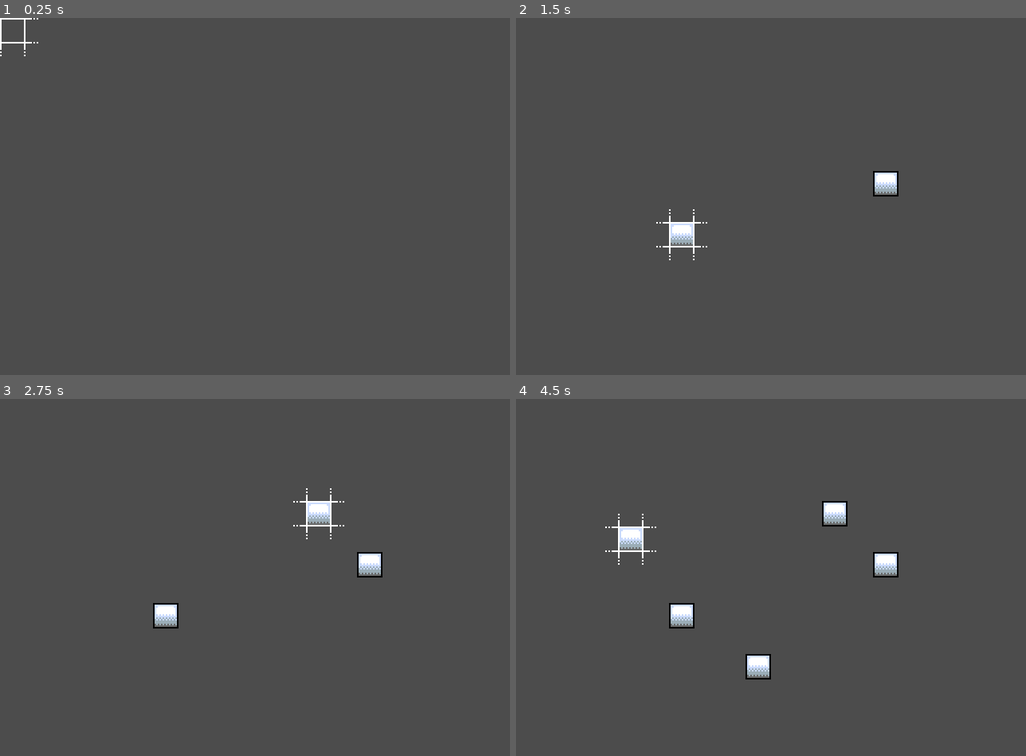
Above: before the commit, frames 1-4 (two rows, left to right).
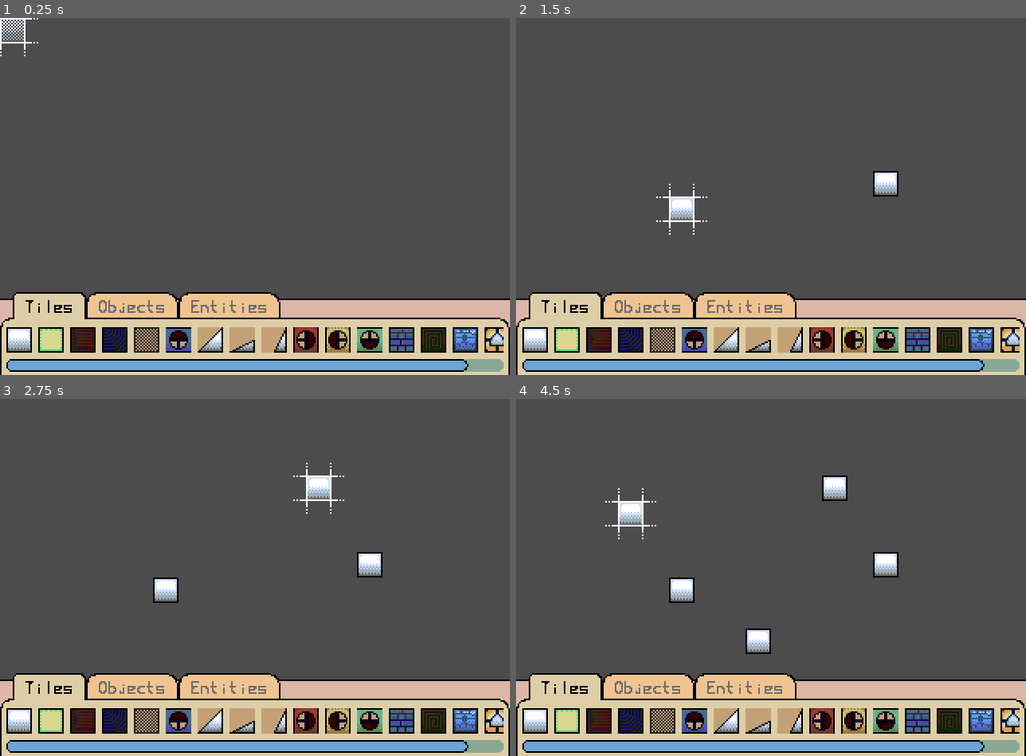
Above: after the commit, the same moments.

Repository: loopies2600/BBT
Game: Godot game, scene res://Data/Scenes/EditorScene.tscn
The game is run twice, just before and just after one commit, with the same random seed, the same clock (stepped at 60 frames per second) and the same inputs. This scene is started directly instead of the project's main scene.
Inputs (mouse positions are in pixels of both pictures, inside the frame that each line leads up to):
- Up to frame 1 (0.25 s): no input
- Up to frame 2 (1.5 s): tap Enter at 0.5 s; move the mouse to (883, 178) at 0.52 s; hold Right (right) 0.53-1.28 s; tap X (attack) at 0.6 s; click (883, 178) at 0.67 s; tap Z (jump) at 0.77 s; tap Space at 1.25 s; move the mouse to (669, 214) at 1.27 s; hold Left (left) from 1.28 s (still down); tap Down (look_down) at 1.35 s; click (669, 214) at 1.42 s
- Up to frame 3 (2.75 s): tap Z (jump) at 1.52 s; tap Enter at 2 s; move the mouse to (306, 498) at 2.02 s; release Left (left) at 2.03 s; hold Right (right) from 2.03 s (still down); hold Up (look_up) from 2.03 s (still down); click (306, 498) at 2.17 s
- Up to frame 4 (4.5 s): tap Space at 2.75, 4.25 s; move the mouse to (745, 648) at 2.77 s; release Up (look_up) at 2.78 s; click (745, 648) at 2.85 s; tap Z (jump) at 3.02, 3.77 s; tap Enter at 3.5 s; move the mouse to (924, 631) at 3.52 s; release Right (right) at 3.53 s; hold Right mouse button (mouse_secondary) 3.53-4.28 s; hold Left (left) from 3.53 s (still down); click (924, 631) at 3.67 s; move the mouse to (618, 523) at 4.27 s; tap X (attack) at 4.35 s; click (618, 523) at 4.42 s

The runs differ from the first frame. In frame 1, 22% of the frame differs, in the area x 0-100%, y 0-100%; in frame 2, 23%; in frame 3, 24%; in frame 4, 25%, in the area x 0-100%, y 21-100%.

Commit message:
1

Diff:
--- a/Data/Editor/EditorGUI.tscn
+++ b/Data/Editor/EditorGUI.tscn
@@ -1,8 +1,49 @@
-[gd_scene format=2]
+[gd_scene load_steps=4 format=2]
+
+[ext_resource path="res://Data/UI/EditorTheme.tres" type="Theme" id=1]
+
+[sub_resource type="StyleBoxFlat" id=2]
+content_margin_left = 0.0
+content_margin_right = 0.0
+content_margin_top = 0.0
+content_margin_bottom = 0.0
+bg_color = Color( 0.862745, 0.713726, 0.658824, 1 )
+border_width_top = 1
+border_width_bottom = 1
+border_color = Color( 0, 0, 0, 1 )
+corner_radius_bottom_right = 4
+corner_radius_bottom_left = 4
+anti_aliasing = false
+anti_aliasing_size = 0.01
+
+[sub_resource type="StyleBoxFlat" id=1]
+content_margin_left = 4.0
+content_margin_right = 4.0
+content_margin_top = 6.0
+content_margin_bottom = 2.0
+bg_color = Color( 0.870588, 0.807843, 0.654902, 1 )
+border_width_left = 1
+border_width_top = 1
+border_width_right = 1
+border_color = Color( 0, 0, 0, 1 )
+corner_radius_top_left = 8
+corner_radius_top_right = 8
+anti_aliasing = false
+anti_aliasing_size = 0.01
 
 [node name="EditorGUI" type="Control"]
 anchor_right = 1.0
 anchor_bottom = 1.0
+theme = ExtResource( 1 )
+__meta__ = {
+"_edit_use_anchors_": false
+}
+
+[node name="BG" type="Panel" parent="."]
+anchor_right = 1.0
+anchor_bottom = 1.0
+margin_top = 4.0
+custom_styles/panel = SubResource( 2 )
 __meta__ = {
 "_edit_use_anchors_": false
 }
@@ -10,6 +51,9 @@
 [node name="TabContainer" type="TabContainer" parent="."]
 anchor_right = 1.0
 anchor_bottom = 1.0
+focus_mode = 2
+custom_styles/panel = SubResource( 1 )
+tab_align = 0
 __meta__ = {
 "_edit_use_anchors_": false
 }
@@ -18,8 +62,9 @@
 anchor_right = 1.0
 anchor_bottom = 1.0
 margin_left = 4.0
-margin_top = 32.0
-margin_right = -276.0
+margin_top = 22.0
+margin_right = -4.0
+margin_bottom = -2.0
 
 [node name="ScrollContainer" type="ScrollContainer" parent="TabContainer/Tiles"]
 anchor_right = 1.0
--- a/Data/Editor/EditorItem.gd
+++ b/Data/Editor/EditorItem.gd
@@ -2,7 +2,7 @@
 
 export (PackedScene) var itemScene
 
-onready var cursor := get_node("root/EditorScene/SelectedObject")
+var cursor : Sprite
 
 var isTile := true
 var tileID := 0
--- a/Data/Editor/SelectedObject.gd
+++ b/Data/Editor/SelectedObject.gd
@@ -13,11 +13,14 @@
 var _redoCache := []
 
 func _process(_delta):
-	update()
+	texture = level.tile_set.tile_get_texture(tileID)
+	region_rect = level.tile_set.tile_get_region(tileID)
 
-	global_position = (get_global_mouse_position() / 16).round() * 16
+	canPlace = get_global_mouse_position().y < 172
 
 	if canPlace:
+		global_position = ((get_global_mouse_position() - Vector2(8, 8)) / 16).round() * 16
+
 		var cellPos := (global_position / 16).round()
 		var cacheData := Vector3(cellPos.x, cellPos.y, tileID)
 
--- /dev/null
+++ b/Data/Scenes/EditorScene.gd
@@ -0,0 +1,32 @@
+extends Node2D
+
+const ITEM := preload("res://Data/Editor/EditorItem.tscn")
+
+onready var cursor := $SelectedObject
+onready var level := $LevelLayout
+onready var tilesTab := $EditorGUI/TabContainer/Tiles/ScrollContainer/VBoxContainer/HBoxContainer
+
+func _ready():
+	_spawnTileItems()
+
+func _spawnTileItems():
+	for tile in level.tile_set.get_tiles_ids():
+		var newItem = ITEM.instance()
+
+		var tex = level.tile_set.tile_get_texture(tile)
+		var region = level.tile_set.tile_get_region(tile)
+
+		newItem.texture = _tileTexGen(tex, region)
+		newItem.tileID = tile
+		newItem.cursor = cursor
+
+		tilesTab.add_child(newItem)
+
+func _tileTexGen(tex : Texture, region : Rect2):
+	var atlasTex := AtlasTexture.new()
+	var bgTex = TexTool.manipulate(tex, "replaceAlpha", Color.burlywood.darkened(0.125))
+
+	atlasTex.atlas = bgTex
+	atlasTex.region = region
+
+	return atlasTex
--- a/Data/Scenes/EditorScene.tscn
+++ b/Data/Scenes/EditorScene.tscn
@@ -1,10 +1,26 @@
-[gd_scene load_steps=4 format=2]
+[gd_scene load_steps=8 format=2]
 
 [ext_resource path="res://Data/Editor/SelectedObject.gd" type="Script" id=1]
 [ext_resource path="res://Sprites/Editor/SelectedTile.png" type="Texture" id=2]
 [ext_resource path="res://Data/Tilesets/AreaZero.tres" type="TileSet" id=3]
+[ext_resource path="res://Data/Shader/General.shader" type="Shader" id=4]
+[ext_resource path="res://Data/Editor/EditorGUI.tscn" type="PackedScene" id=5]
+[ext_resource path="res://Data/Scenes/EditorScene.gd" type="Script" id=6]
+
+[sub_resource type="ShaderMaterial" id=1]
+shader = ExtResource( 4 )
+shader_param/toScreen = false
+shader_param/canGlow = false
+shader_param/invertColors = false
+shader_param/glowing_color = Color( 1, 1, 1, 1 )
+shader_param/secondary_glowing_color = Color( 1, 1, 1, 1 )
+shader_param/brightness = 1.0
+shader_param/glowing_intensity = 1.0
+shader_param/precision = 0.1
+shader_param/opacity = 0.5
 
 [node name="EditorScene" type="Node2D"]
+script = ExtResource( 6 )
 
 [node name="LevelLayout" type="TileMap" parent="."]
 tile_set = ExtResource( 3 )
@@ -12,10 +28,18 @@
 format = 1
 
 [node name="SelectedObject" type="Sprite" parent="."]
+material = SubResource( 1 )
 centered = false
+region_enabled = true
 script = ExtResource( 1 )
 
 [node name="TileBoundaries" type="Sprite" parent="SelectedObject"]
 texture = ExtResource( 2 )
 centered = false
 offset = Vector2( -16, -16 )
+
+[node name="EditorGUI" parent="." instance=ExtResource( 5 )]
+anchor_bottom = 0.0
+margin_top = 172.0
+margin_right = 320.0
+margin_bottom = 224.0
--- a/Data/Scenes/PlayScene.tscn
+++ b/Data/Scenes/PlayScene.tscn
@@ -1,10 +1,23 @@
-[gd_scene load_steps=6 format=2]
+[gd_scene load_steps=8 format=2]
 
 [ext_resource path="res://Data/Backgrounds/TestBG.tscn" type="PackedScene" id=1]
 [ext_resource path="res://Data/Scenes/PlayScene.gd" type="Script" id=2]
 [ext_resource path="res://Data/UI/HUD.tscn" type="PackedScene" id=3]
 [ext_resource path="res://Data/Editor/SelectedObject.gd" type="Script" id=4]
 [ext_resource path="res://Sprites/Editor/SelectedTile.png" type="Texture" id=5]
+[ext_resource path="res://Data/Shader/General.shader" type="Shader" id=6]
+
+[sub_resource type="ShaderMaterial" id=1]
+shader = ExtResource( 6 )
+shader_param/toScreen = false
+shader_param/canGlow = false
+shader_param/invertColors = false
+shader_param/glowing_color = Color( 1, 1, 1, 1 )
+shader_param/secondary_glowing_color = Color( 1, 1, 1, 1 )
+shader_param/brightness = 1.0
+shader_param/glowing_intensity = 1.0
+shader_param/precision = 0.1
+shader_param/opacity = 0.5
 
 [node name="PlayScene" type="Node2D"]
 script = ExtResource( 2 )
@@ -14,7 +27,9 @@
 [node name="TestBG" parent="." instance=ExtResource( 1 )]
 
 [node name="SelectedObject" type="Sprite" parent="."]
+material = SubResource( 1 )
 centered = false
+region_enabled = true
 script = ExtResource( 4 )
 
 [node name="TileBoundaries" type="Sprite" parent="SelectedObject"]
--- /dev/null
+++ b/Data/Shader/General.shader
@@ -0,0 +1,68 @@
+shader_type canvas_item;
+
+uniform bool toScreen = false;
+uniform bool canGlow = true;
+uniform bool invertColors = false;
+uniform vec4 glowing_color : hint_color = vec4(1.0);
+uniform vec4 secondary_glowing_color : hint_color = vec4(1.0);
+uniform float brightness : hint_range(0, 8) = 1;
+uniform float glowing_intensity : hint_range(0, 1) = 1;
+uniform float precision : hint_range(0, 1) = 0.1;
+uniform float opacity : hint_range(0, 1) = 1.0;
+
+void fragment(){
+	if (toScreen){
+		COLOR = texture(SCREEN_TEXTURE, SCREEN_UV); }
+	else {
+		COLOR = texture(TEXTURE, UV)
+	}
+
+	int x = int(FRAGCOORD.x) % 4;
+	int y = int(FRAGCOORD.y) % 4;
+
+	int index = x + y * 4;
+	float limit = 0.0;
+
+	if (x < 8) {
+		if (index == 0) limit = 0.0625;
+		if (index == 1) limit = 0.5625;
+		if (index == 2) limit = 0.1875;
+		if (index == 3) limit = 0.6875;
+		if (index == 4) limit = 0.8125;
+		if (index == 5) limit = 0.3125;
+		if (index == 6) limit = 0.9375;
+		if (index == 7) limit = 0.4375;
+		if (index == 8) limit = 0.25;
+		if (index == 9) limit = 0.75;
+		if (index == 10) limit = 0.125;
+		if (index == 11) limit = 0.625;
+		if (index == 12) limit = 1.0;
+		if (index == 13) limit = 0.5;
+		if (index == 14) limit = 0.875;
+		if (index == 15) limit = 0.375;
+	}
+
+	if (opacity < limit)
+	    discard;
+
+	if (canGlow)
+	{
+		if (distance(COLOR.rgba, glowing_color) >= precision && distance(COLOR.rgba, secondary_glowing_color) >= precision)
+		{
+			COLOR.rgb *= brightness;
+		}
+		else
+		{
+			COLOR.rgb *= glowing_intensity;
+		}
+	}
+	else
+	{
+		COLOR.rgb *= brightness;
+	}
+
+	if (invertColors)
+	{
+		COLOR.rgb = vec3(1) - COLOR.rgb;
+	}
+}
--- /dev/null
+++ b/Data/UI/EditorTheme.tres
@@ -0,0 +1,136 @@
+[gd_resource type="Theme" load_steps=11 format=2]
+
+[ext_resource path="res://Sprites/Font/Editor.tres" type="BitmapFont" id=1]
+[ext_resource path="res://Sprites/Font/Main.tres" type="BitmapFont" id=2]
+
+[sub_resource type="StyleBoxFlat" id=5]
+content_margin_left = 0.0
+content_margin_right = 0.0
+content_margin_top = 0.0
+content_margin_bottom = 0.0
+bg_color = Color( 0.419608, 0.643137, 0.843137, 1 )
+border_width_left = 1
+border_width_top = 1
+border_width_right = 1
+border_width_bottom = 1
+border_color = Color( 0, 0, 0, 1 )
+corner_radius_top_left = 4
+corner_radius_top_right = 4
+corner_radius_bottom_right = 4
+corner_radius_bottom_left = 4
+anti_aliasing = false
+anti_aliasing_size = 0.01
+
+[sub_resource type="StyleBoxFlat" id=6]
+content_margin_left = 0.0
+content_margin_right = 0.0
+content_margin_top = 0.0
+content_margin_bottom = 0.0
+bg_color = Color( 0.380392, 0.854902, 1, 1 )
+border_width_left = 1
+border_width_top = 1
+border_width_right = 1
+border_width_bottom = 1
+border_color = Color( 0, 0, 0, 1 )
+corner_radius_top_left = 4
+corner_radius_top_right = 4
+corner_radius_bottom_right = 4
+corner_radius_bottom_left = 4
+anti_aliasing = false
+anti_aliasing_size = 0.01
+
+[sub_resource type="StyleBoxFlat" id=7]
+content_margin_left = 0.0
+content_margin_right = 0.0
+content_margin_top = 0.0
+content_margin_bottom = 0.0
+bg_color = Color( 0.231373, 0.439216, 0.643137, 1 )
+border_width_left = 1
+border_width_top = 1
+border_width_right = 1
+border_width_bottom = 1
+border_color = Color( 0, 0, 0, 1 )
+corner_radius_top_left = 4
+corner_radius_top_right = 4
+corner_radius_bottom_right = 4
+corner_radius_bottom_left = 4
+anti_aliasing = false
+anti_aliasing_size = 0.01
+
+[sub_resource type="StyleBoxFlat" id=8]
+content_margin_top = 4.0
+content_margin_bottom = 4.0
+bg_color = Color( 0.541176, 0.654902, 0.584314, 1 )
+corner_radius_top_left = 4
+corner_radius_top_right = 4
+corner_radius_bottom_right = 4
+corner_radius_bottom_left = 4
+anti_aliasing = false
+anti_aliasing_size = 0.01
+
+[sub_resource type="StyleBoxFlat" id=1]
+bg_color = Color( 0.952941, 0.952941, 0.878431, 1 )
+
+[sub_resource type="StyleBoxFlat" id=2]
+content_margin_left = 4.0
+content_margin_right = 4.0
+content_margin_top = 4.0
+content_margin_bottom = 4.0
+bg_color = Color( 0.870588, 0.807843, 0.654902, 1 )
+border_width_left = 1
+border_width_top = 1
+border_width_right = 1
+border_width_bottom = 1
+border_color = Color( 0, 0, 0, 1 )
+corner_radius_top_left = 8
+corner_radius_top_right = 8
+corner_radius_bottom_right = 8
+corner_radius_bottom_left = 8
+anti_aliasing = false
+anti_aliasing_size = 0.01
+
+[sub_resource type="StyleBoxFlat" id=4]
+content_margin_left = 8.0
+content_margin_right = 8.0
+content_margin_top = 0.0
+content_margin_bottom = 0.0
+bg_color = Color( 0.941176, 0.768627, 0.564706, 1 )
+border_width_left = 1
+border_width_top = 1
+border_width_right = 1
+border_color = Color( 0, 0, 0, 1 )
+corner_radius_top_left = 8
+corner_radius_top_right = 8
+anti_aliasing = false
+anti_aliasing_size = 0.01
+
+[sub_resource type="StyleBoxFlat" id=3]
+content_margin_left = 8.0
+content_margin_right = 8.0
+content_margin_top = 0.0
+content_margin_bottom = 0.0
+bg_color = Color( 0.870588, 0.807843, 0.654902, 1 )
+border_width_left = 1
+border_width_top = 1
+border_width_right = 1
+border_color = Color( 0, 0, 0, 1 )
+corner_radius_top_left = 4
+corner_radius_top_right = 4
+expand_margin_bottom = 1.0
+anti_aliasing = false
+anti_aliasing_size = 0.01
+
+[resource]
+default_font = ExtResource( 1 )
+Fonts/fonts/normal = ExtResource( 1 )
+HScrollBar/styles/grabber = SubResource( 5 )
+HScrollBar/styles/grabber_highlight = SubResource( 6 )
+HScrollBar/styles/grabber_pressed = SubResource( 7 )
+HScrollBar/styles/scroll = SubResource( 8 )
+Panel/styles/panel = SubResource( 1 )
+TabContainer/colors/font_color_bg = Color( 0.427451, 0.427451, 0.427451, 1 )
+TabContainer/colors/font_color_fg = Color( 0, 0, 0, 1 )
+TabContainer/styles/panel = SubResource( 2 )
+TabContainer/styles/tab_bg = SubResource( 4 )
+TabContainer/styles/tab_fg = SubResource( 3 )
+Tabs/fonts/font = ExtResource( 2 )
--- a/Data/Util/TexTool.gd
+++ b/Data/Util/TexTool.gd
@@ -28,6 +28,9 @@
 						color = color.blend(value)
 				"alpha":
 					color.a *= value
+				"replaceAlpha":
+					if color.a == 0:
+						color = value
 
 			img.set_pixel(pX, pY, color)
 
--- a/project.godot
+++ b/project.godot
@@ -61,6 +61,7 @@
 
 window/size/width=320
 window/size/height=224
+window/size/always_on_top=true
 window/size/test_width=640
 window/size/test_height=448
 window/stretch/mode="viewport"
Binary file changed: Sprites/Font/Editor.png
